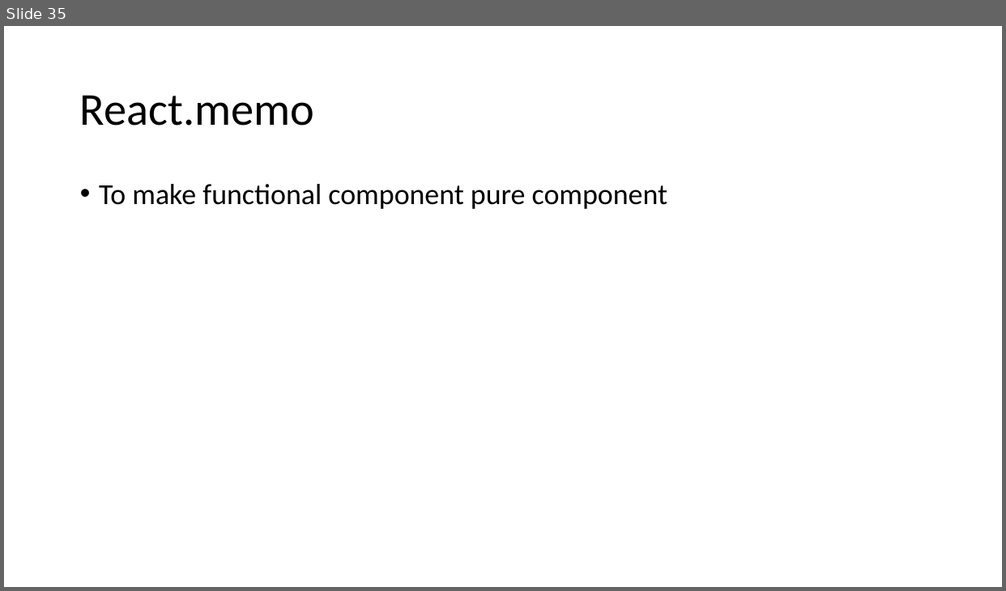
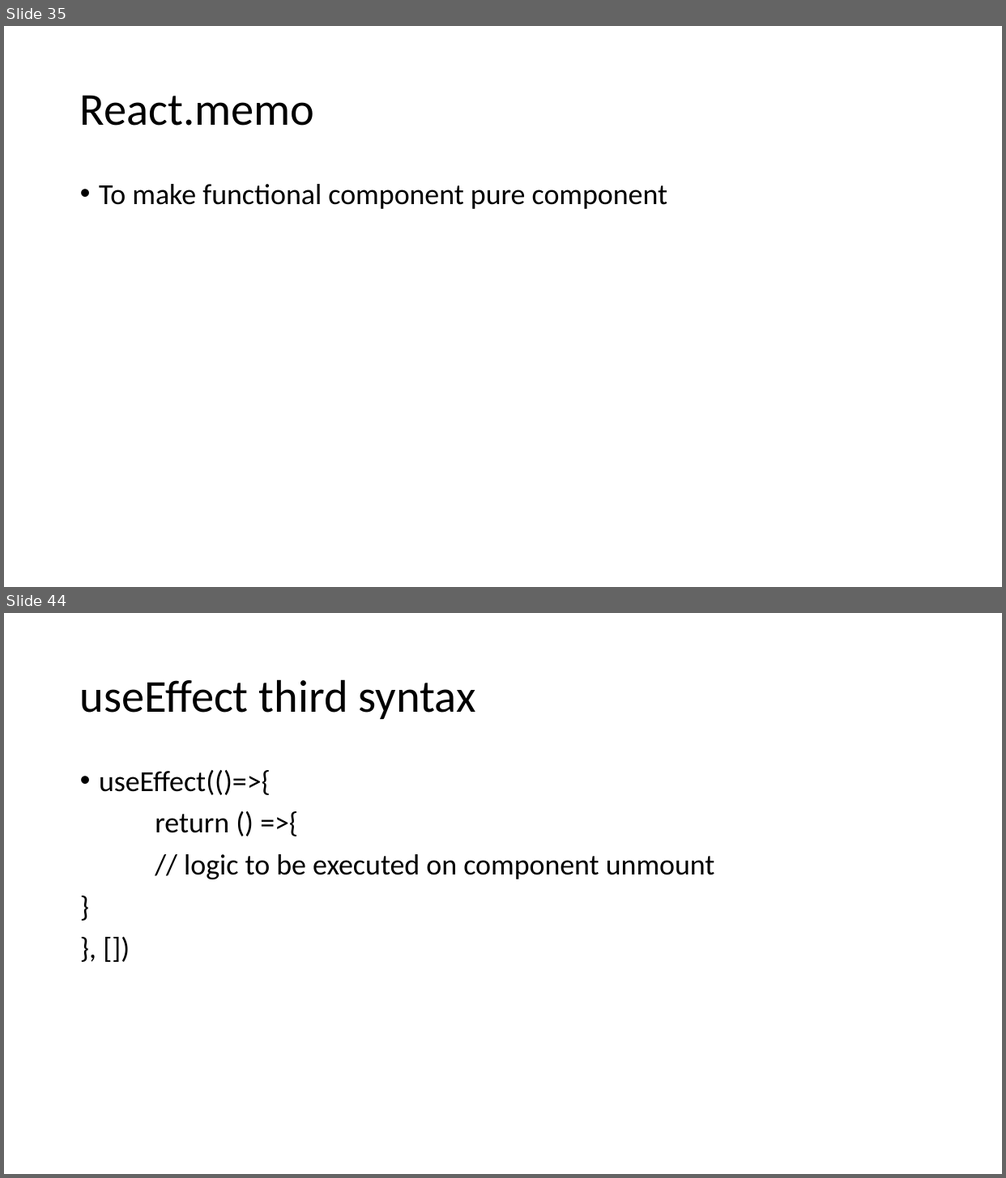
Before and after one commit to Chandan-TY/online-react-js, a slide deck: React JS Workings.pptx. Shown one above the other, each under a label of ours: slide 35 before the commit, slides 35 and 44 after it; the slides between them are not shown. The pictures are 1006x591 and 1006x1178 pixels, drawn with LibreOffice and Linux fonts; fonts in the diff are those of the drawing. Boxes give left, top, right and bottom in pixels: in the first picture for what was removed or moved away, otherwise in the second. Text is boxed around its words. In the diff, an @@ line names an element or a change of style, - is before the commit and + after.

```diff
--- a/React JS Workings.pptx
+++ b/React JS Workings.pptx
@@ slide 44 added at (x1=4, y1=613, x2=1002, y2=1174), background #FFFFFF @@
@@ title added at (x1=80, y1=679, x2=475, y2=719), 44 pt, text #000000 @@
+useEffect third syntax
@@ text added at (x1=99, y1=770, x2=715, y2=879), 28 pt, text #000000 @@
+• useEffect(()=>{
+return () =>{
+// logic to be executed on component unmount
+}
+}, [])
```
Also in this commit, not shown: 10 other slides added.
